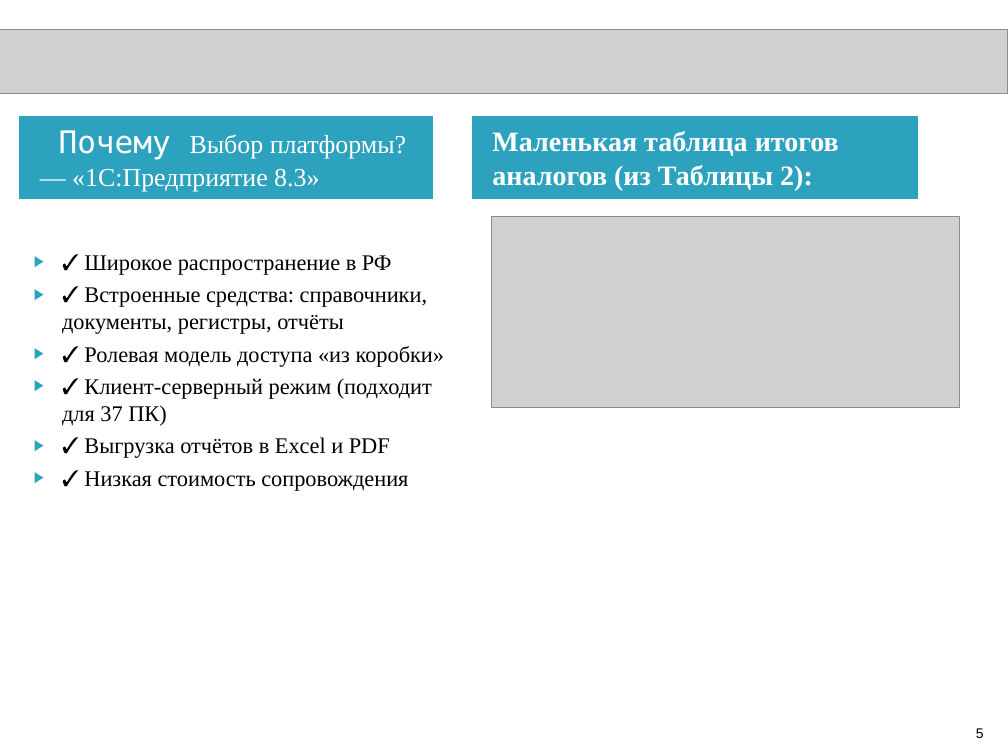
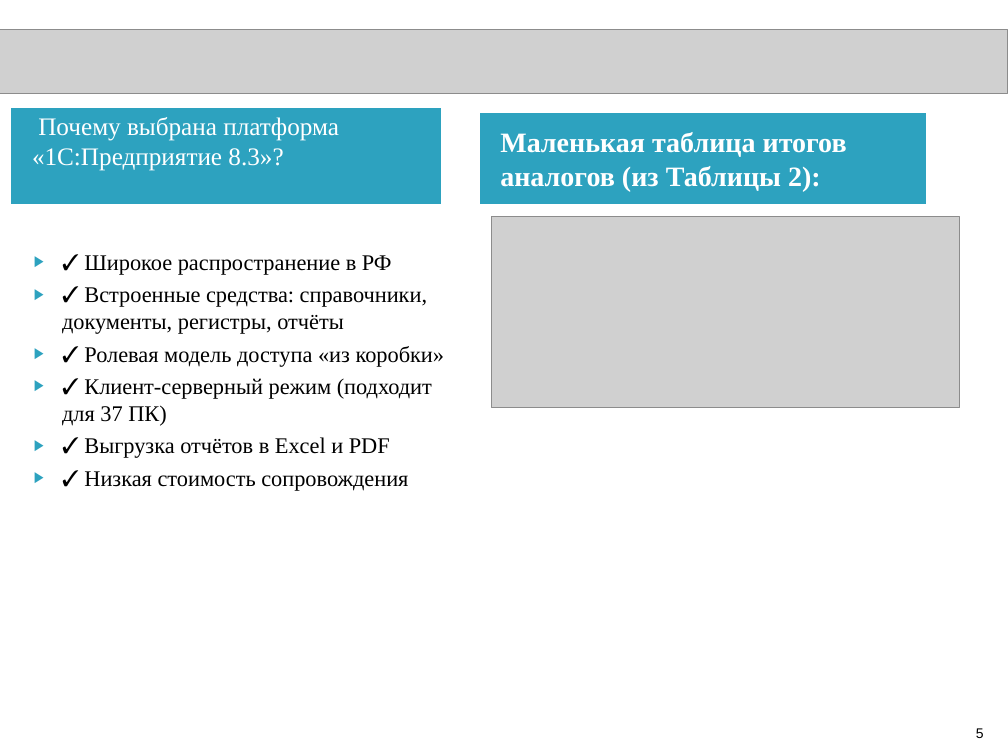
Before and after one commit to Artemghr/-, a slide deck: slide 5 of Презентация к Курсовой Работе.ppt. Drawn at 1008x756 pixels with LibreOffice and Linux fonts; fonts in the diff are those of the drawing; grey boxes stand for pictures; background and template pictures are left out. Boxes give left, top, right and bottom in pixels: in the first picture for what was removed or moved away, otherwise in the second. Text is boxed around its words. In the diff, an @@ line names an element or a change of style, - is before the commit and + after.

```diff
--- a/Презентация к Курсовой Работе.ppt
+++ b/Презентация к Курсовой Работе.ppt
@@ text "Почему выбрана платформа «1С:Предприятие 8.3»?": place and size @@
-text "Почему выбрана платформа «1С:Предприятие 8.3»?" at [20, 116, 433, 198]
+text "Почему выбрана платформа «1С:Предприятие 8.3»?" at [12, 108, 440, 203]
@@ text at [32, 117, 339, 171]: text changed; size 18.5 to 18 pt @@
-Почему Выбор платформы? — «1С:Предприятие 8.3»
+Почему выбрана платформа «1С:Предприятие 8.3»?
@@ text "Маленькая таблица итогов аналогов (из ...": place and size @@
-text "Маленькая таблица итогов аналогов (из ..." at [473, 116, 918, 198]
+text "Маленькая таблица итогов аналогов (из ..." at [480, 114, 925, 204]
```
Also in this commit, not shown: 4 other slides changed.
